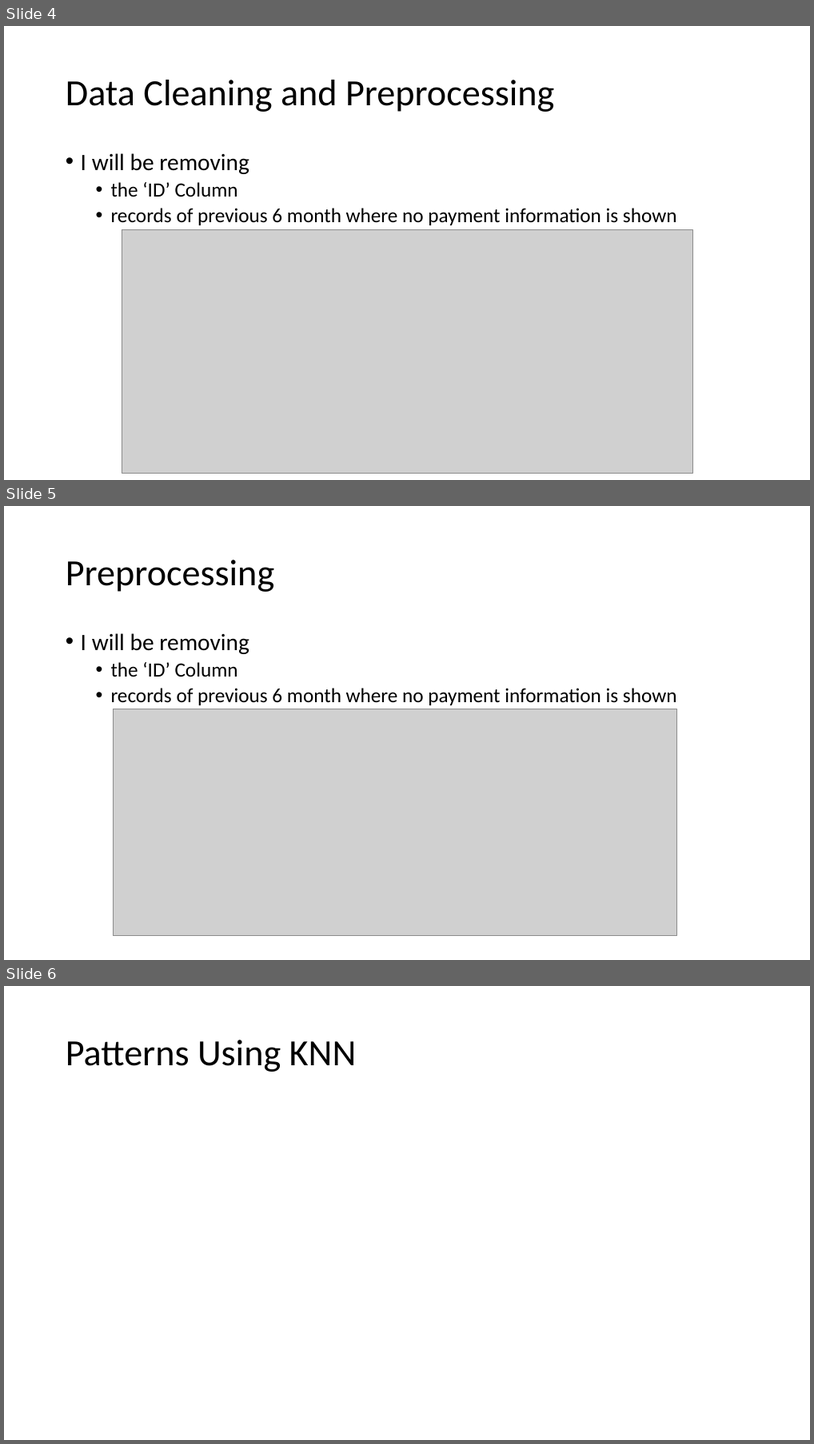
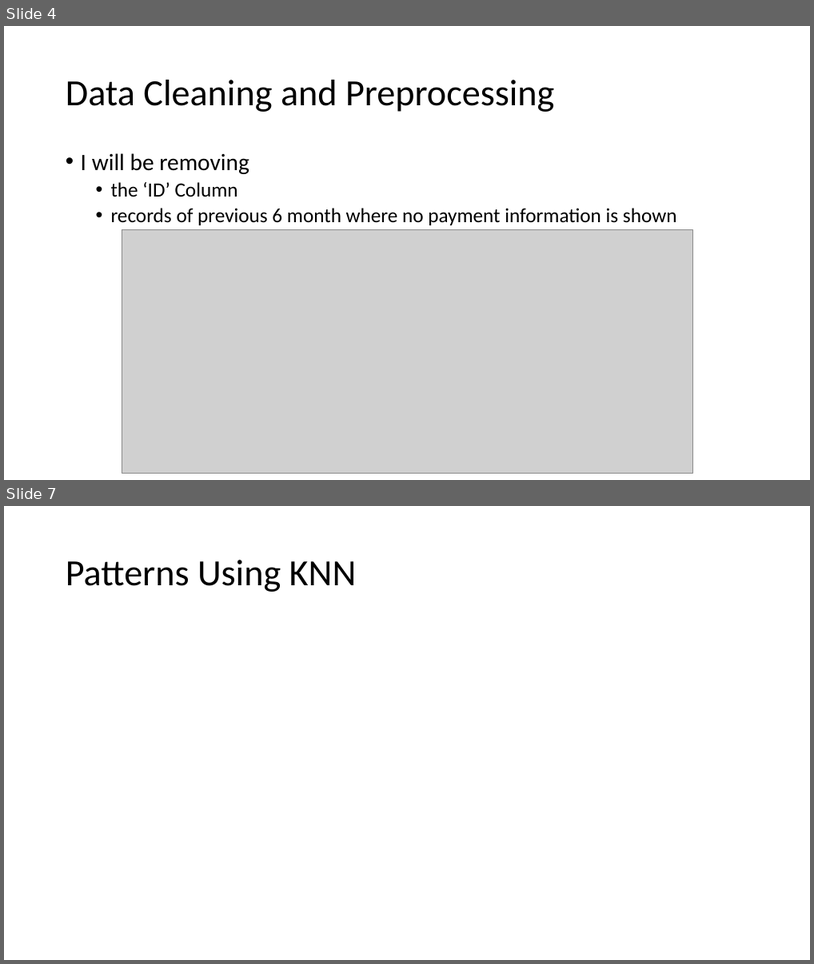
Before and after one commit to Adsanvar/CreditCardDefault, a slide deck: Presentation1.pptx. Shown one above the other, each under a label of ours: slides 4, 5 and 6 before the commit, slides 4 and 7 after it; the slides between them are not shown. The pictures are 814x1444 and 814x964 pixels, drawn with LibreOffice and Linux fonts; fonts in the diff are those of the drawing; grey boxes stand for pictures. Boxes give left, top, right and bottom in pixels: in the first picture for what was removed or moved away, otherwise in the second. Text is boxed around its words. In the diff, an @@ line names an element or a change of style, - is before the commit and + after.

```diff
--- a/Presentation1.pptx
+++ b/Presentation1.pptx
@@ slide 5 removed at bbox=[4, 506, 810, 960], background #FFFFFF @@
@@ title removed at bbox=[66, 560, 274, 592] @@
-Preprocessing
@@ text removed at bbox=[81, 633, 678, 705] @@
-• I will be removing
-  • the ‘ID’ Column
-  • records of previous 6 month where no payment information is shown
@@ picture removed at bbox=[113, 709, 678, 936] @@
@@ what was slide 6 is now slide 7 @@
```
Also in this commit, not shown: 2 slides added, 1 other file.
